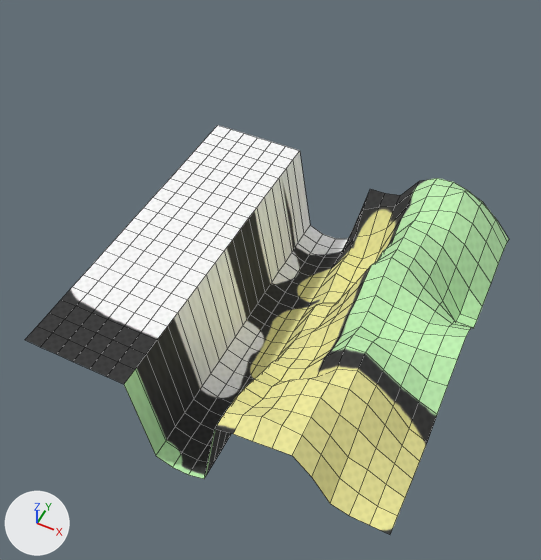
One commit to the FBX model client/Norumac2/Client/Resource/Mesh/town10.FBX: the scene before it, then after it.
Both versions are drawn from a 50 mm camera at (57.3, -125.4, 151.8) aimed at (-3.5, -3.8, -0.2). The lights are fixed; the arrows at lower left show +X, +Y and +Z. Mesh edges are drawn as thin lines. Where no turn or scale is listed for an object, it has been applied to the vertices.
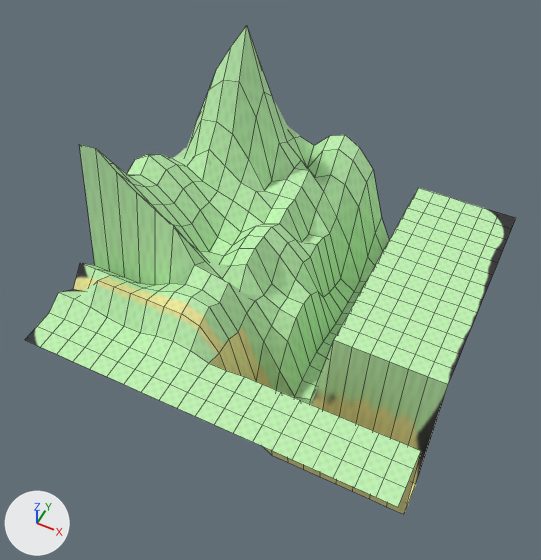
Where the change shows, as pixel boxes (x1, y1, x2, y2) in the pictures (541 x 560 px; the box of a moved part takes in the faces that stretch with it):
'Object028', recoloured, reshaped, surface changed (black to green, 20% taller)
    before: (25, 125, 509, 534)
    after: (25, 25, 516, 514)
part 1 of me_mesh, moved or reshaped
    before: (49, 125, 509, 534)
    after: (49, 25, 516, 514)
part 2 of me_mesh, surface changed (black to green)
    both: (25, 313, 146, 384)

Patch to the scene script:
```diff
--- a/client/Norumac2/Client/Resource/Mesh/town10.FBX.py
+++ b/client/Norumac2/Client/Resource/Mesh/town10.FBX.py
@@ img_town11_png @@
+img_town11_png = load_image('town11.png', '../MeshImage/town11.png', 512, 512, 'sRGB')
@@ mat_22___default @@
+mat_22___default = principled_material('22 - Default')
+mat_22___default.texture = img_town11_png  # with its transparency
+mat_22___default.roughness = 0.859
@@ me_mesh @@
 # used by ob_object028; location = (0.0, 0.0, 0.0)
-me_mesh.from_pydata(...)  # 441 vertices, 400 faces; spans x -50.0..50.0, y -50.0..50.0, z -33.2..12.3
-me_mesh.materials.append(mat_23___default)  # picture img_town10_png
+me_mesh.from_pydata(...)  # 441 vertices, 400 faces; spans x -50.0..50.0, y -50.0..50.0, z -45.8..48.7
+# me_mesh part 1: 417 of 441 vertices moved; they spanned x -50.0..50.0, y -50.0..50.0, z -33.2..12.3 and now span x -50.0..50.0, y -50.0..50.0, z -45.8..48.7; mean shift (0.0, 0.0, 6.5); largest move (30.0, -25.0, 5.6) -> (30.0, -25.0, -45.8)
+# me_mesh part 2: texture (UV) coordinates of 400 of 400 faces, centred in x -47.5..47.5, y -47.5..47.5, z -33.2..9.4, changed; they spanned u 0.04..0.98, v 0.15..0.98 and now span u 0.02..0.99, v 0.01..0.97
+me_mesh.materials.append(mat_22___default)  # picture img_town11_png
```
